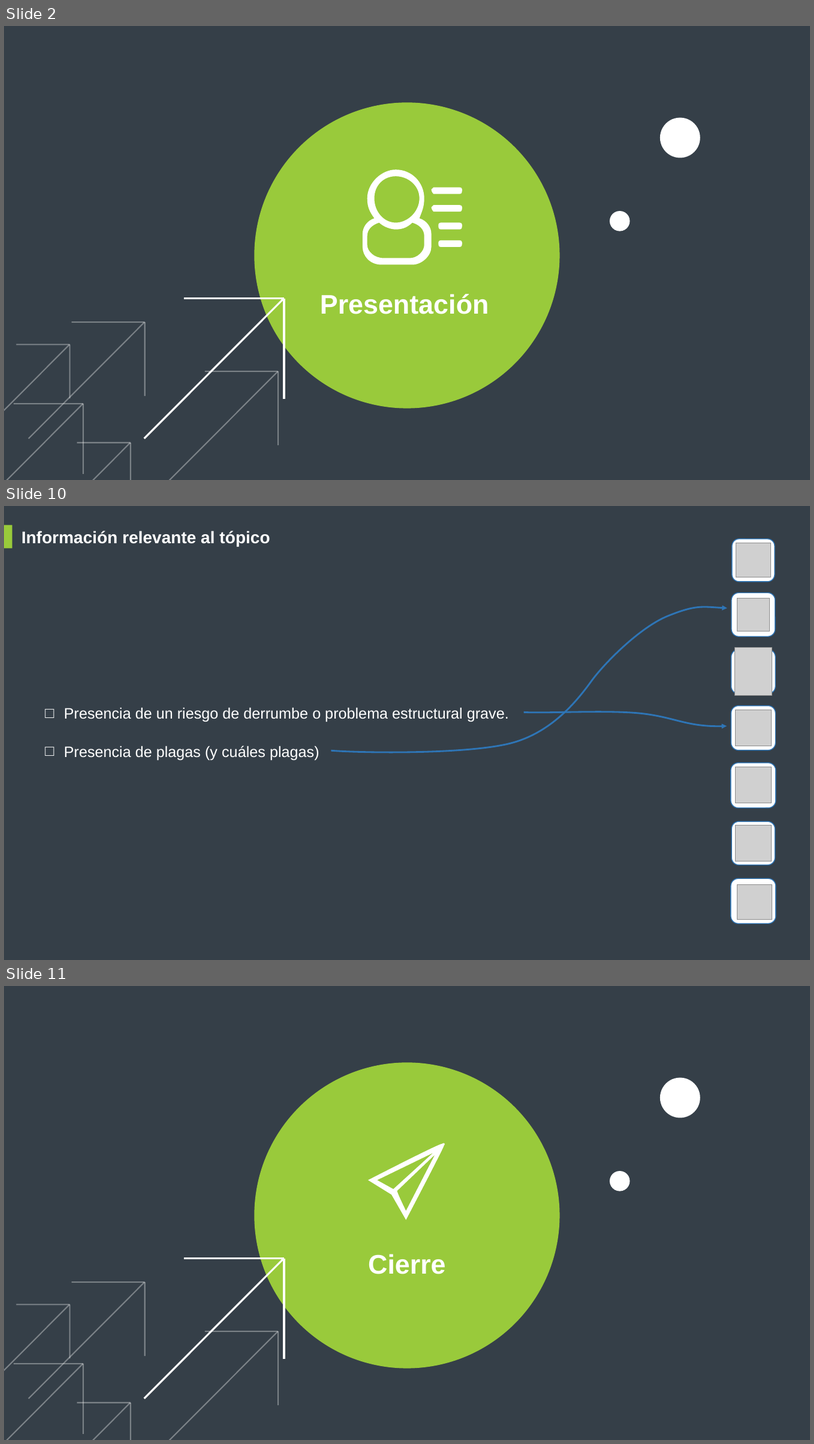
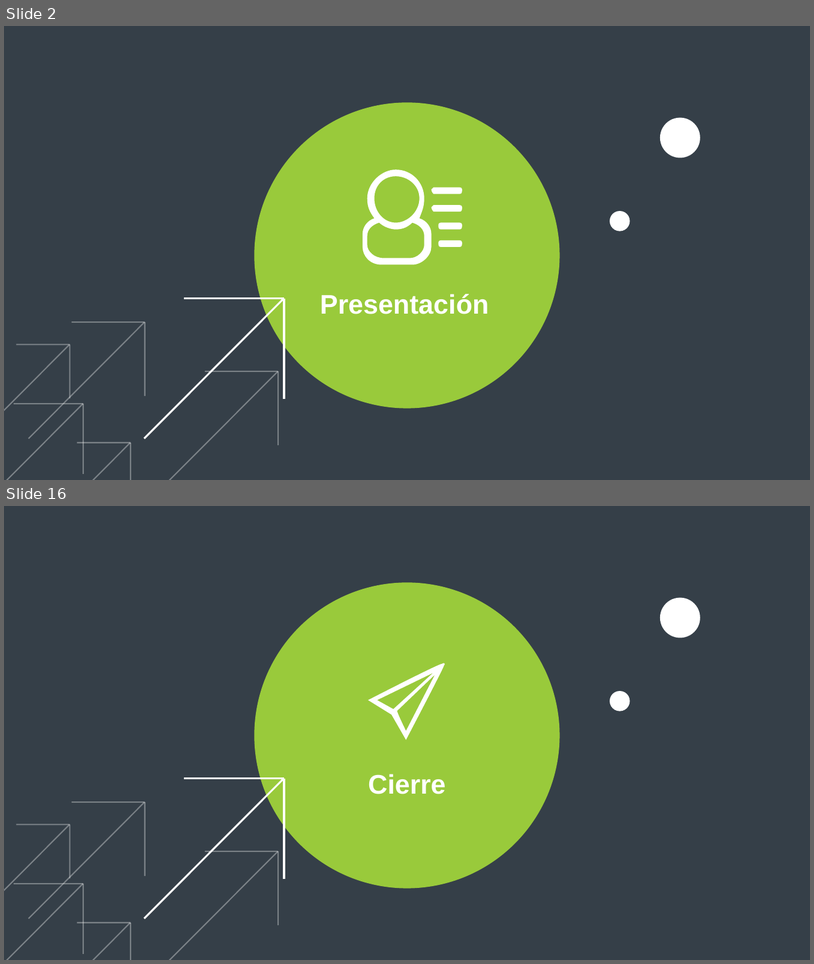
Before and after one commit to fasiluva/TP12024-Grupo13, a slide deck: Valentin Sosa/assert/video1.pptx. Shown one above the other, each under a label of ours: slides 2, 10 and 11 before the commit, slides 2 and 16 after it; the slides between them are not shown. The pictures are 814x1444 and 814x964 pixels, drawn with LibreOffice and Linux fonts; fonts in the diff are those of the drawing; grey boxes stand for pictures. Boxes give left, top, right and bottom in pixels: in the first picture for what was removed or moved away, otherwise in the second. Text is boxed around its words. In the diff, an @@ line names an element or a change of style, - is before the commit and + after.

```diff
--- a/Valentin Sosa/assert/video1.pptx
+++ b/Valentin Sosa/assert/video1.pptx
@@ slide 10 removed at (4,506,810,960), background #353F48 @@
@@ rectangle removed at (4,525,12,549) @@
@@ text removed at (21,531,270,546) @@
-Información relevante al tópico
@@ freeform shape removed at (331,607,728,752) @@
@@ text removed at (64,707,509,760) @@
-□ Presencia de un riesgo de derrumbe o problema estructural grave.
-□ Presencia de plagas (y cuáles plagas)
@@ freeform shape removed at (524,712,728,726) @@
@@ group removed at (731,538,777,923): 7 rounded rectangles, 7 pictures @@
@@ what was slide 11 is now slide 16 @@
```
Also in this commit, not shown: 2 slides changed, 13 slides added, 7 other slides removed, 2 other files.
